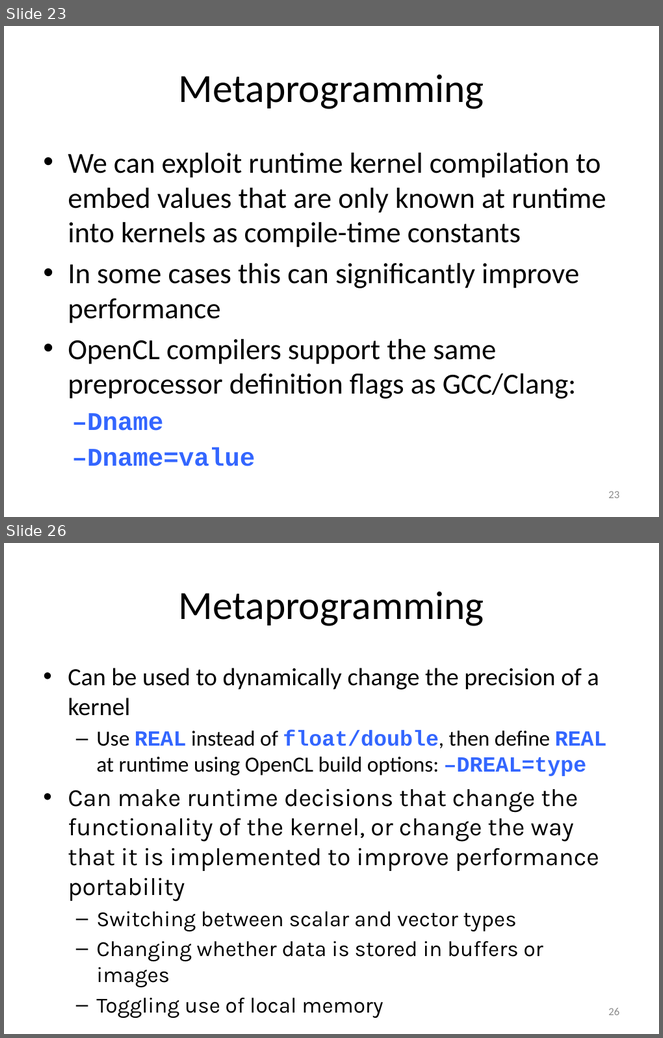
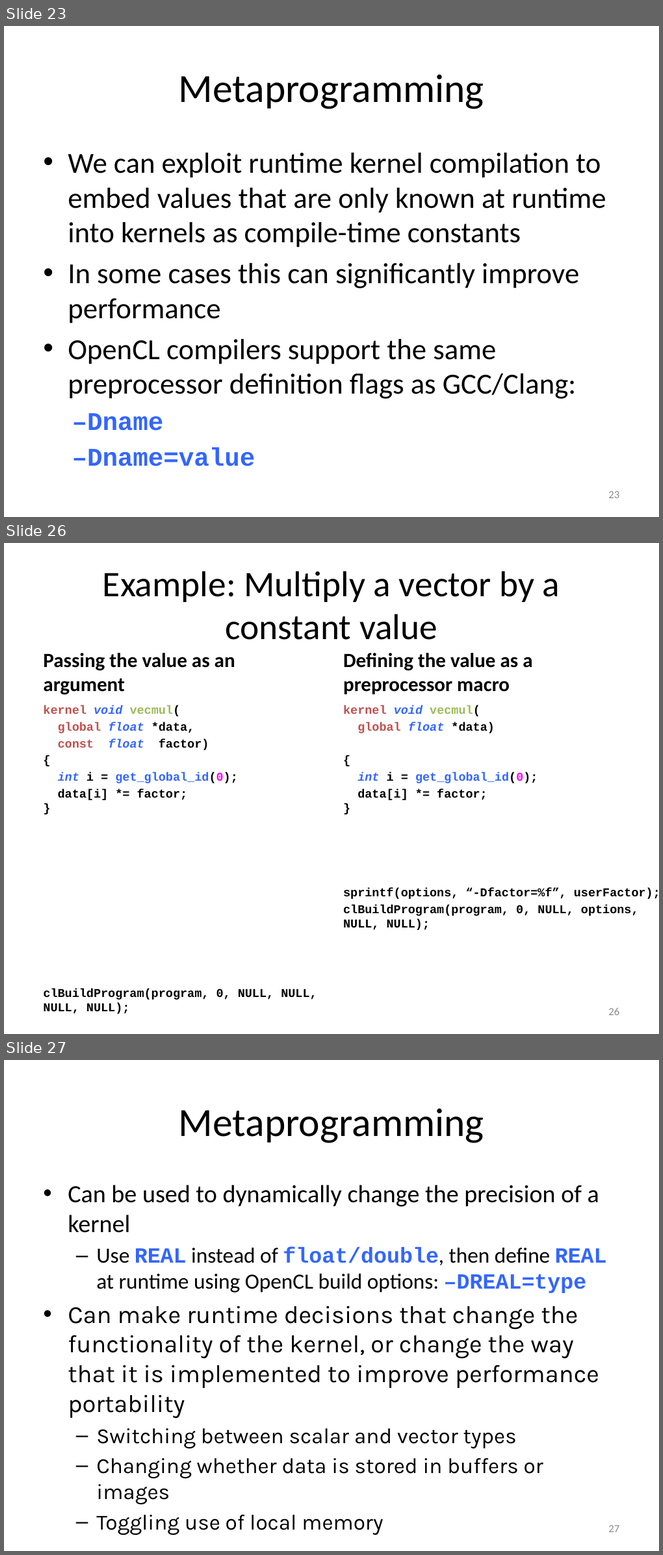
Before and after one commit to UoB-HPC/opencl-training-slides, a slide deck: advanced_part2.pptx. Shown one above the other, each under a label of ours: slides 23 and 26 before the commit, slides 23, 26 and 27 after it; the slides between them are not shown. The pictures are 663x1038 and 663x1555 pixels, drawn with LibreOffice and Linux fonts; fonts in the diff are those of the drawing. Boxes give left, top, right and bottom in pixels: in the first picture for what was removed or moved away, otherwise in the second. Text is boxed around its words. In the diff, an @@ line names an element or a change of style, - is before the commit and + after.

Commit message:
Clarification of kernel compiler flags and expanded metaprogramming example to multiple slides for PDF

```diff
--- a/advanced_part2.pptx
+++ b/advanced_part2.pptx
@@ slide 26 added at (4, 543, 659, 1034), background #FFFFFF @@
@@ title added at (103, 571, 560, 640), 39.6 pt, text #000000 @@
+Example: Multiply a vector by a constant value
@@ text added at (43, 653, 235, 695), 22.2 pt, text #000000, bold @@
+Passing the value as an argument
@@ text added at (343, 653, 532, 694), 22.2 pt, text #000000, bold @@
+Defining the value as a preprocessor macro
@@ text added at (43, 705, 317, 1014), 13.2 pt, text #000000, bold @@
+kernel void vecmul(
+global float *data,
+const float factor)
+{
+int i = get_global_id(0);
+data[i] *= factor;
+}
+clBuildProgram(program, 0, NULL, NULL, NULL, NULL);
@@ text added at (343, 705, 659, 930), 13.2 pt, text #000000, bold @@
+kernel void vecmul(
+global float *data)
+{
+int i = get_global_id(0);
+data[i] *= factor;
+}
+sprintf(options, “-Dfactor=%f”, userFactor);
+clBuildProgram(program, 0, NULL, options, NULL, NULL);
@@ page number added at (608, 1008, 620, 1016), 12 pt, text #8C8C8C @@
+26
@@ what was slide 26 is now slide 27 @@
@@ page number at (608, 1525, 620, 1533): text changed @@
-26
+27
```
Also in this commit, not shown: 2 slides changed, 1 other file.
